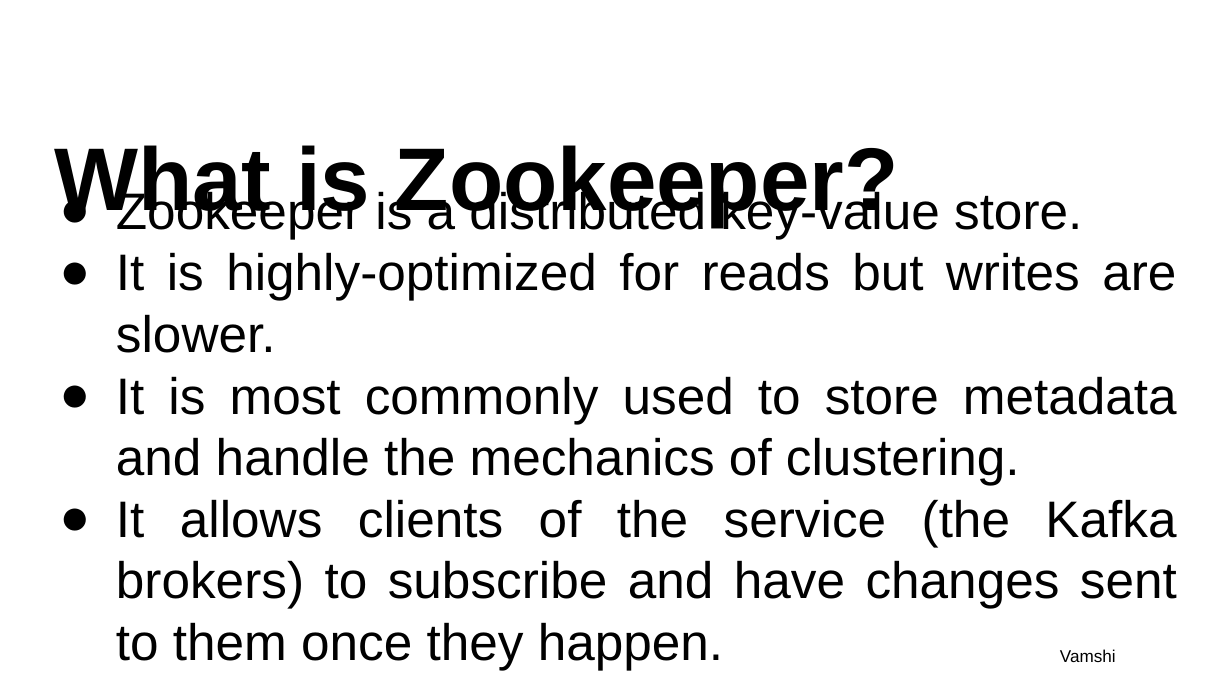
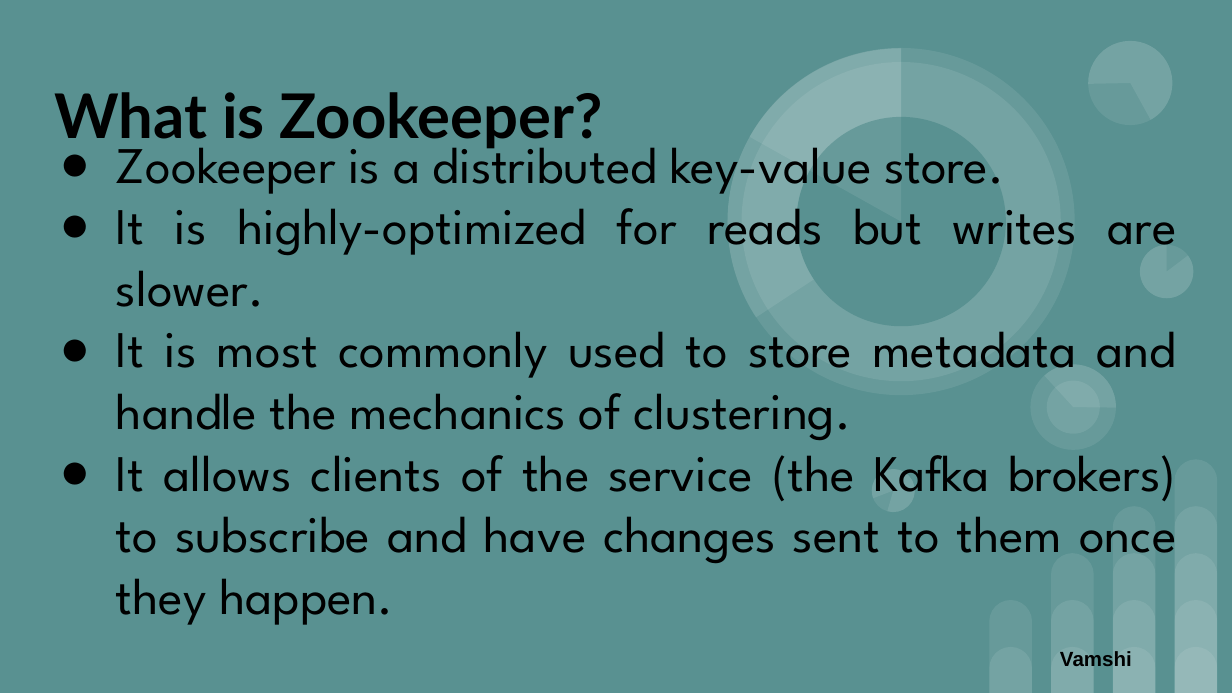
Before and after one commit to AnkitPrakash687/kafka-group06, a slide deck: slide 15 of docs/Group 6 Kafka.pptx (slide 13 before the commit). Drawn at 1232x693 pixels with LibreOffice and Linux fonts; fonts in the diff are those of the drawing. Boxes give left, top, right and bottom in pixels: in the first picture for what was removed or moved away, otherwise in the second. Text is boxed around its words. In the diff, an @@ line names an element or a change of style, - is before the commit and + after.

```diff
--- a/docs/Group 6 Kafka.pptx
+++ b/docs/Group 6 Kafka.pptx
@@ background #FFFFFF to #599191 @@
@@ title "What is Zookeeper?": place and size @@
-title "What is Zookeeper?" at (54,145,899,226)
+title "What is Zookeeper?" at (54,92,603,149)
@@ title "What is Zookeeper?" at (54,92,603,149): size 52 to 36 pt, font Arial to Lato; vertical alignment bottom to middle @@
@@ subtitle "Zookeeper is a distributed key-value ...": place and size @@
-subtitle "Zookeeper is a distributed key-value ..." at (116,188,1177,670)
+subtitle "Zookeeper is a distributed key-value ..." at (116,131,1177,563)
@@ subtitle "Zookeeper is a distributed key-value ..." at (116,131,1177,563): font Arial to League Spartan @@
@@ group added at (680,0,1193,518): 8 ellipses, 6 pie slice (boxed as its full ellipse)s @@
@@ text "Vamshi" at (1060,649,1132,670): size 10 to 12 pt, bold on @@
@@ group added at (989,460,1217,692): 14 round same rects @@
```
Also in this commit, not shown: 14 other slides changed, 5 slides added, 2 slides removed.
